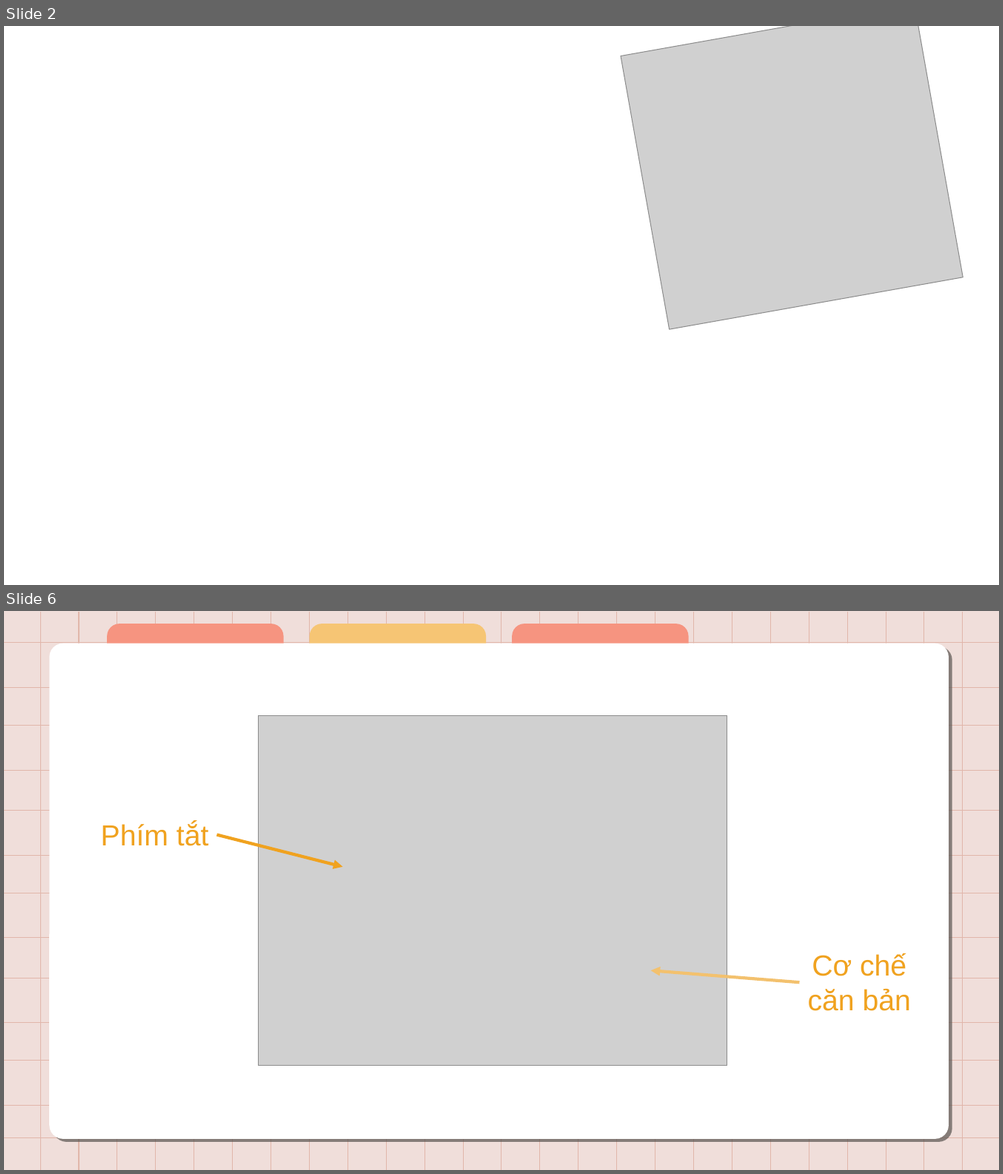
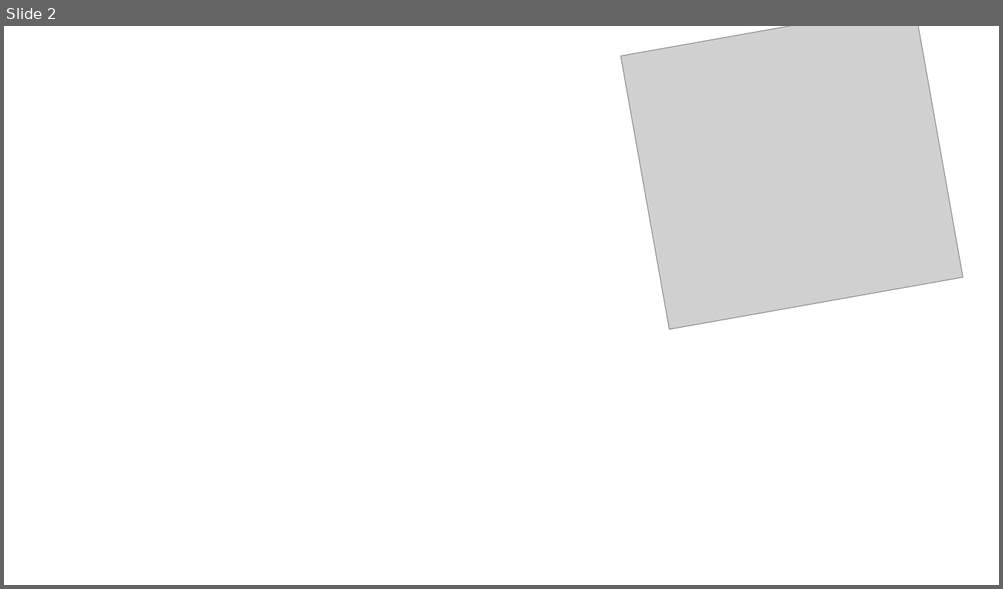
Before and after one commit to HoanxHoan/NguyenVanHoan, a slide deck: Magic of the Wild.pptx. Shown one above the other, each under a label of ours: slides 2 and 6 before the commit, slide 2 after it; the slides between them are not shown. The pictures are 1003x1174 and 1003x589 pixels, drawn with LibreOffice and Linux fonts; fonts in the diff are those of the drawing; grey boxes stand for pictures; background and template pictures are left out. Boxes give left, top, right and bottom in pixels: in the first picture for what was removed or moved away, otherwise in the second. Text is boxed around its words. In the diff, an @@ line names an element or a change of style, - is before the commit and + after.

```diff
--- a/Magic of the Wild.pptx
+++ b/Magic of the Wild.pptx
@@ slide 6 removed at [4, 611, 999, 1170], background #F0DEDA @@
@@ group removed at [50, 624, 948, 1139]: 3 round same rects, 1 rounded rectangle @@
@@ picture removed at [259, 715, 727, 1065] @@
@@ text removed at [101, 823, 208, 846] @@
-Phím tắt
@@ arrow removed from (216, 834) to (343, 867) @@
@@ text removed at [808, 954, 910, 1011] @@
-Cơ chế
-căn bản
@@ arrow removed from (800, 982) to (651, 971) @@
@@ group removed at [4, 612, 999, 1170]: 38 lines @@
```
Also in this commit, not shown: 4 slides changed, 6 slides added, 5 other slides removed, 1 other file.
